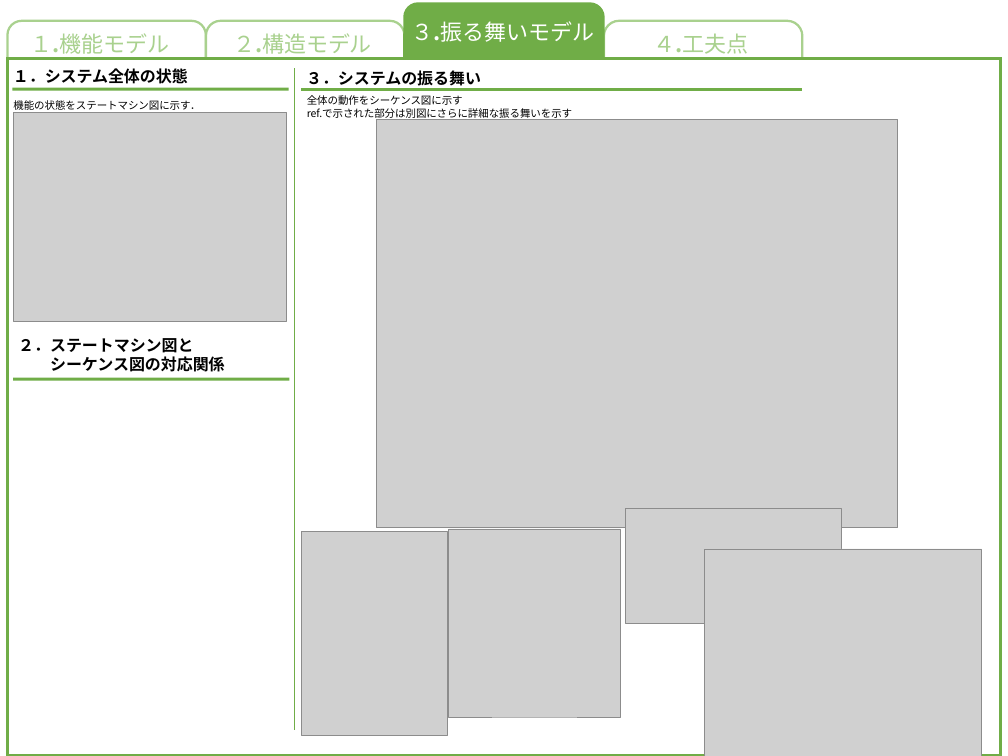
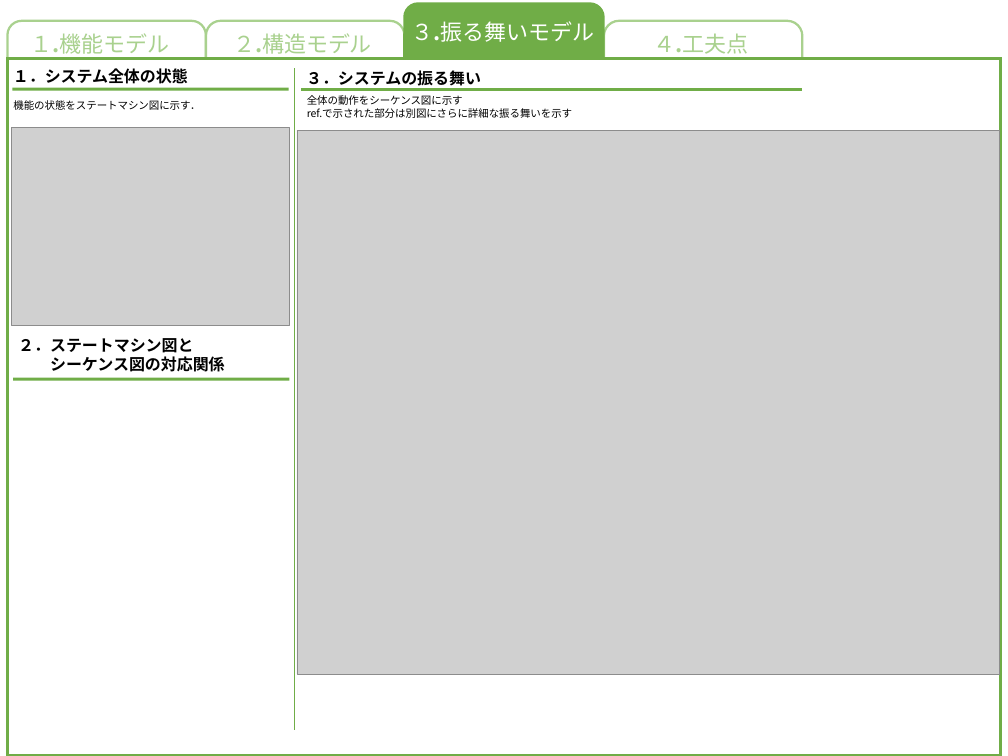
Before and after one commit to akita-lab-2019/model, a slide deck: slide 4 of PowerPoint/振る舞いモデル.pptx. Drawn at 1008x756 pixels with LibreOffice and Linux fonts; fonts in the diff are those of the drawing; grey boxes stand for pictures. Boxes give left, top, right and bottom in pixels: in the first picture for what was removed or moved away, otherwise in the second. Text is boxed around its words. In the diff, an @@ line names an element or a change of style, - is before the commit and + after.

```diff
--- a/PowerPoint/振る舞いモデル.pptx
+++ b/PowerPoint/振る舞いモデル.pptx
@@ picture: place and size @@
-picture at (13,112,287,322)
+picture at (12,127,290,325)
@@ picture: place and size @@
-picture at (377,120,898,528)
+picture at (297,130,999,675)
@@ picture removed at (626,508,841,623) @@
@@ picture removed at (301,532,447,736) @@
@@ picture removed at (449,529,620,717) @@
@@ picture removed at (704,549,981,756) @@
```
Also in this commit, not shown: 1 other slide changed, 15 other files.
